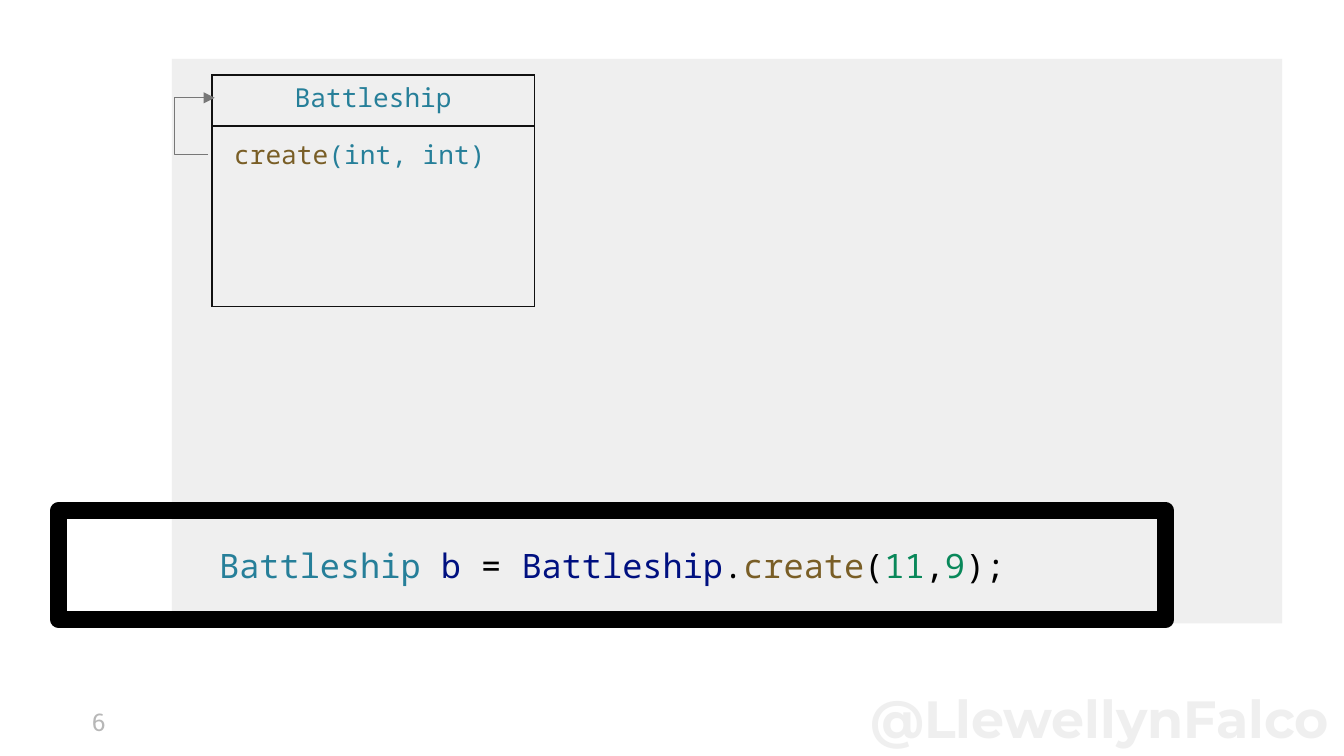
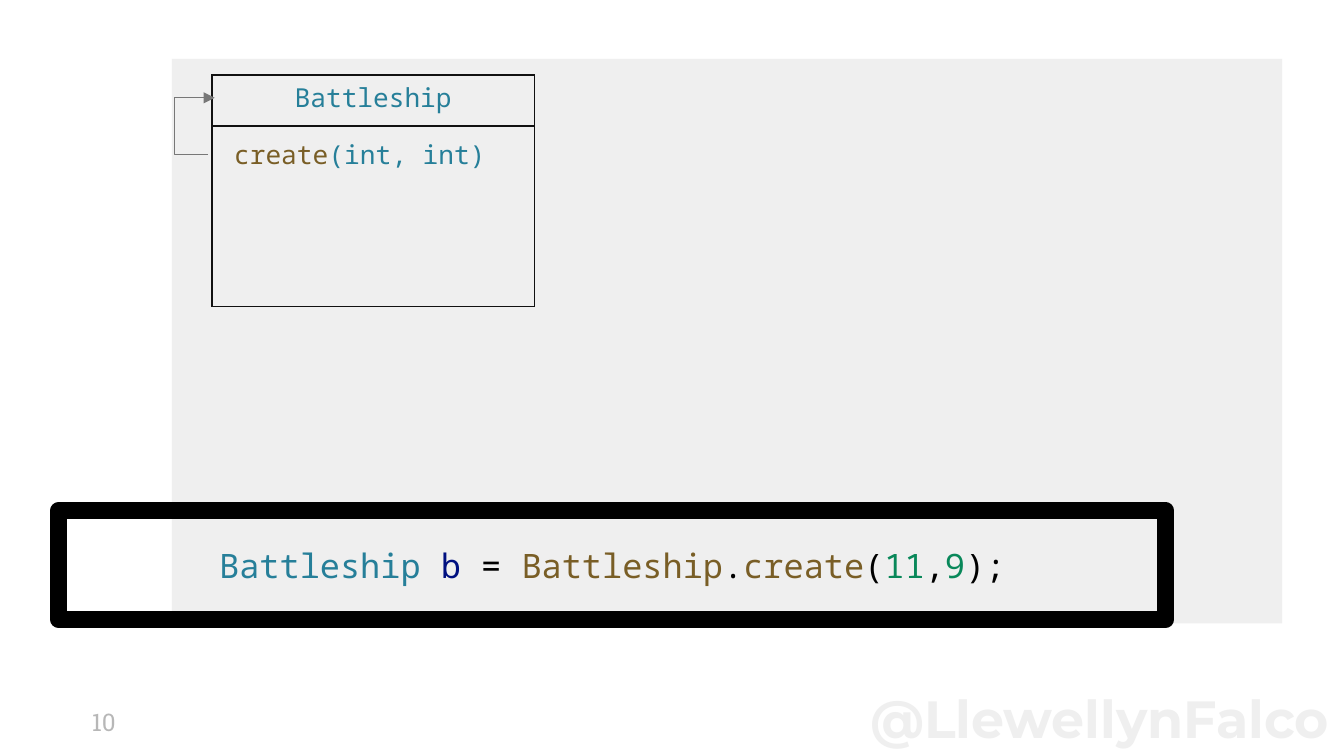
Before and after one commit to isidore/TestDrivenDevelopmentClass.Slides, a slide deck: slide 10 of Micro Api Design with Consume First.pptx (slide 6 before the commit). Drawn at 1344x756 pixels with LibreOffice and Linux fonts; fonts in the diff are those of the drawing. Boxes give left, top, right and bottom in pixels: in the first picture for what was removed or moved away, otherwise in the second. Text is boxed around its words. In the diff, an @@ line names an element or a change of style, - is before the commit and + after.

```diff
--- a/Micro Api Design with Consume First.pptx
+++ b/Micro Api Design with Consume First.pptx
@@ title "Battleship b = Battleship.create(11,9);" at [59,511,1167,620]: text colour #001080 to #795E26 in "Battleship.create(11,9);" @@
@@ page number at [92,714,116,731]: text changed @@
-6
+10
```
Also in this commit, not shown: 3 other slides changed, 10 slides added.
